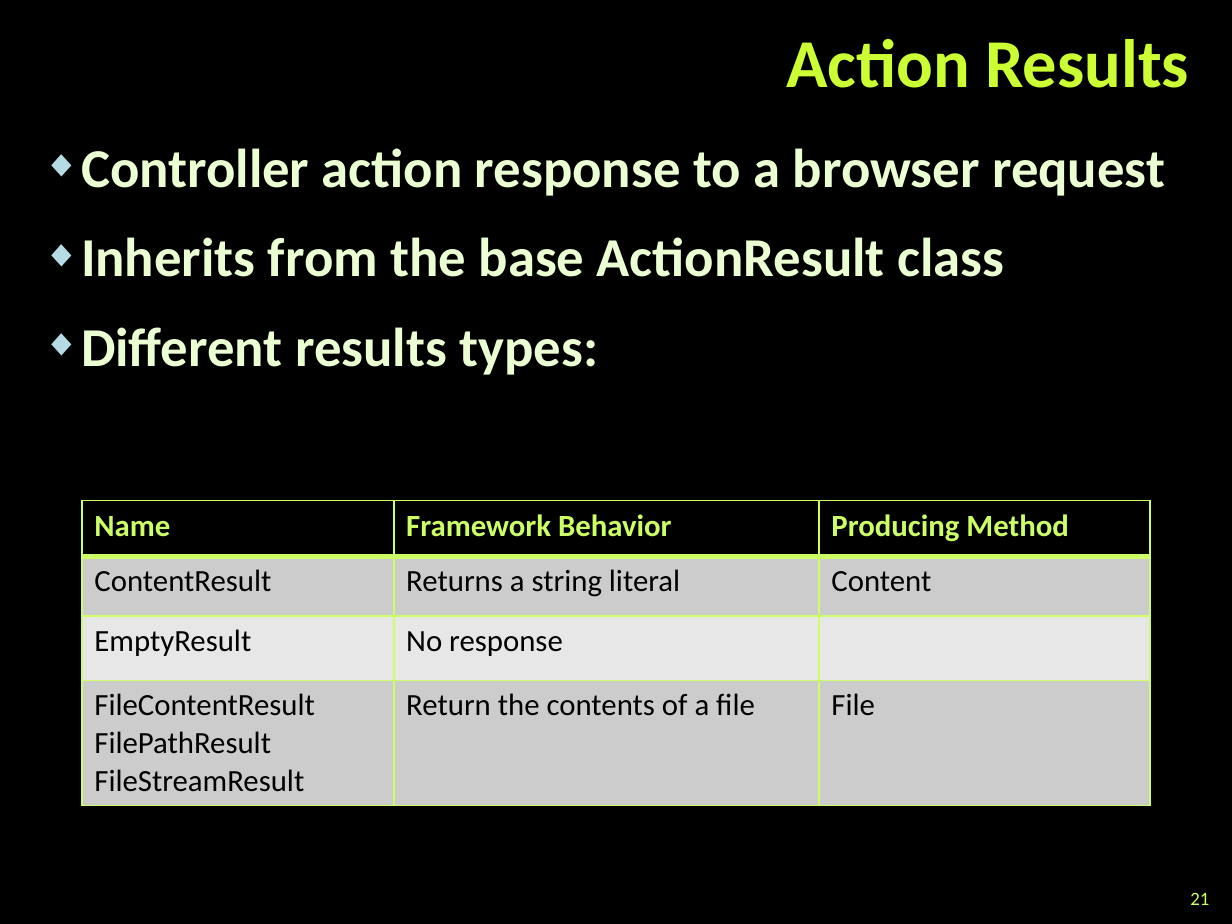
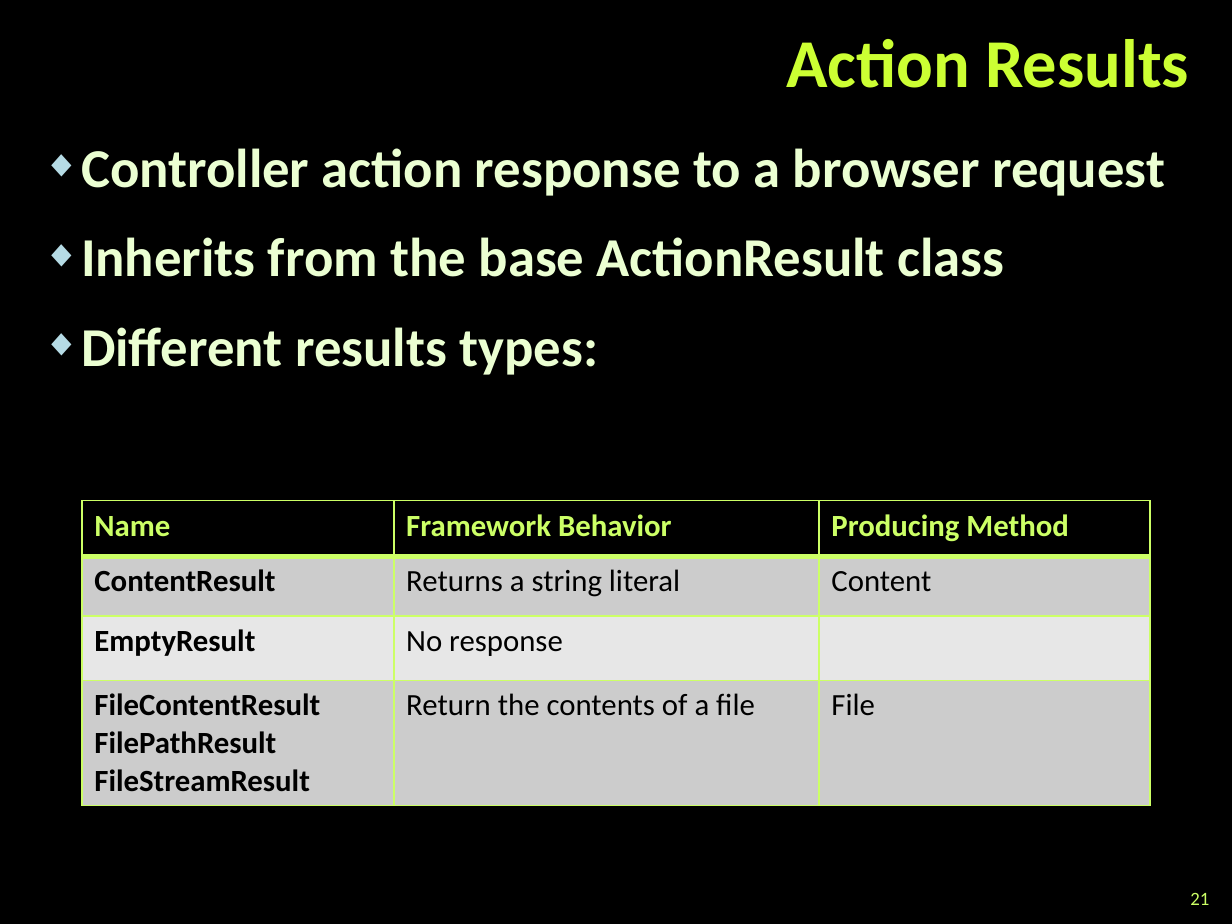
Before and after one commit to TelerikAcademy/ASP.NET-MVC, a slide deck: slide 21 of 02. ASP.NET-MVC-Essentials/ASP.NET MVC Essentials.pptx. Drawn at 1232x924 pixels with LibreOffice and Linux fonts; fonts in the diff are those of the drawing; background and template pictures are left out. Boxes give left, top, right and bottom in pixels: in the first picture for what was removed or moved away, otherwise in the second. Text is boxed around its words. In the diff, an @@ line names an element or a change of style, - is before the commit and + after.

```diff
--- a/02. ASP.NET-MVC-Essentials/ASP.NET MVC Essentials.pptx
+++ b/02. ASP.NET-MVC-Essentials/ASP.NET MVC Essentials.pptx
@@ table at box(83, 500, 1149, 796) @@
@@ bold on in "ContentResult", "EmptyResult", "FileContentResult", "FilePathResult" and 1 more places @@
```
Also in this commit, not shown: 6 other slides changed.
